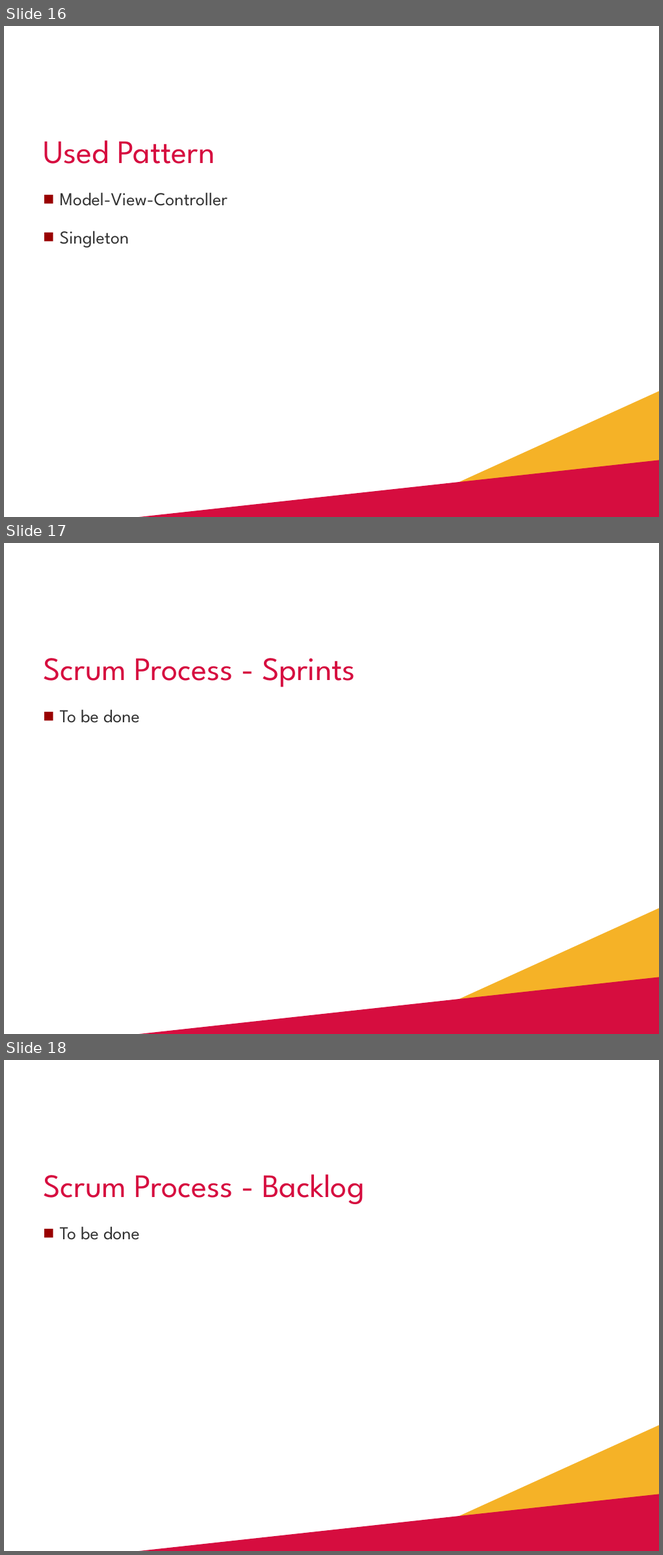
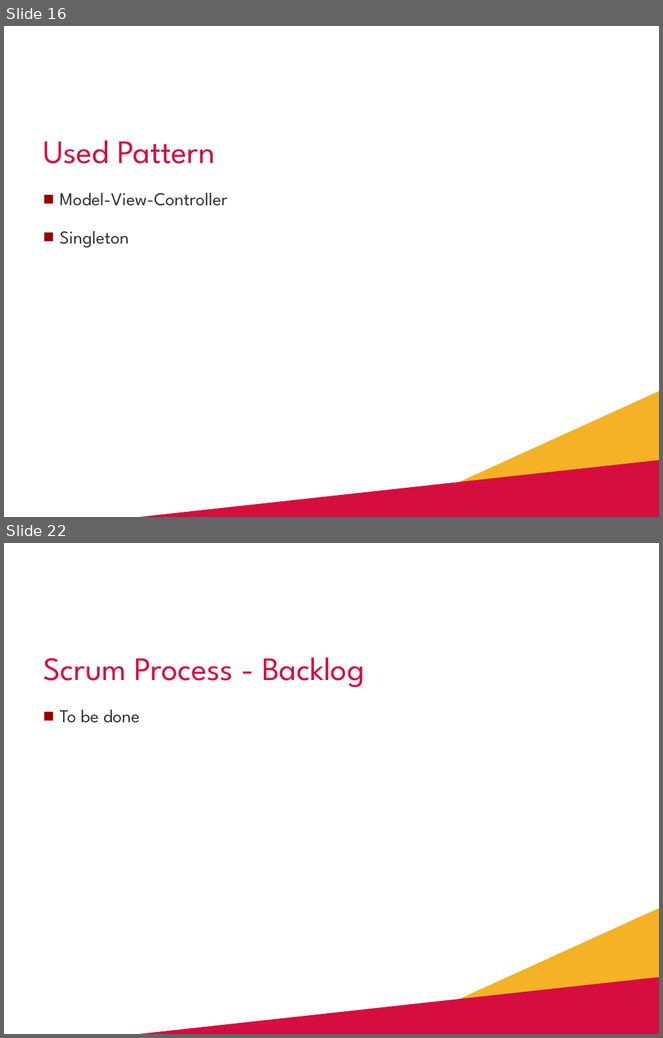
Before and after one commit to reubd1/ch.bfh.bti7081.s2013.red, a slide deck: ch.bfh.red.parent-doc/doc/cs1_tasks/task14_final_presentation/P_Final.pptx. Shown one above the other, each under a label of ours: slides 16, 17 and 18 before the commit, slides 16 and 22 after it; the slides between them are not shown. The pictures are 663x1555 and 663x1038 pixels, drawn with LibreOffice and Linux fonts; fonts in the diff are those of the drawing; background and template pictures are left out. Boxes give left, top, right and bottom in pixels: in the first picture for what was removed or moved away, otherwise in the second. Text is boxed around its words. In the diff, an @@ line names an element or a change of style, - is before the commit and + after.

```diff
--- a/ch.bfh.red.parent-doc/doc/cs1_tasks/task14_final_presentation/P_Final.pptx
+++ b/ch.bfh.red.parent-doc/doc/cs1_tasks/task14_final_presentation/P_Final.pptx
@@ slide 17 removed at (x1=4, y1=543, x2=659, y2=1034), background #FFFFFF; not listed: 2 template elements that a slide beside it also shows @@
@@ title removed at (x1=43, y1=658, x2=356, y2=687) @@
-Scrum Process - Sprints
@@ text removed at (x1=60, y1=709, x2=140, y2=723) @@
-■ To be done
@@ what was slide 18 is now slide 22 @@
```
Also in this commit, not shown: 1 slide changed, 5 slides added, 1 other file.
